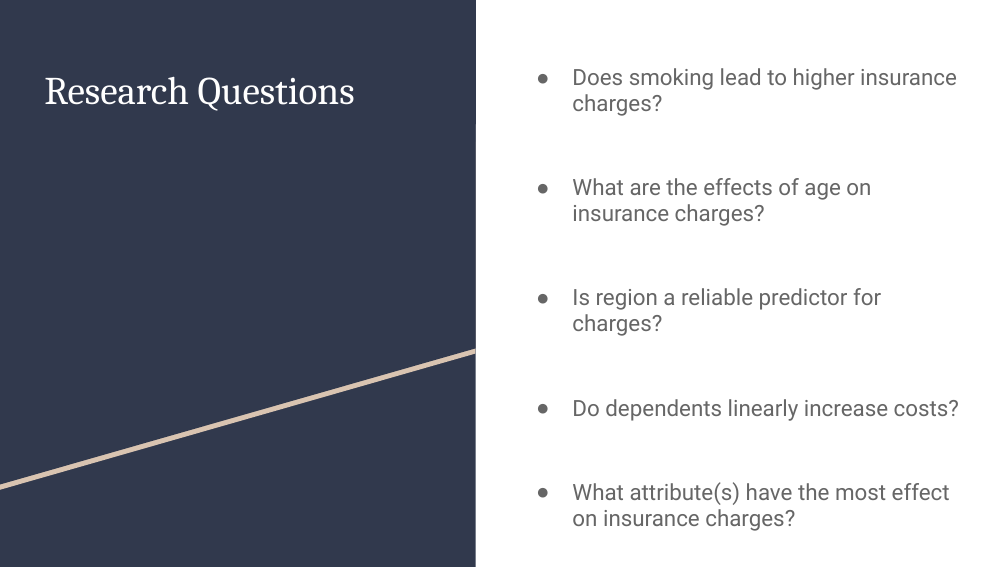
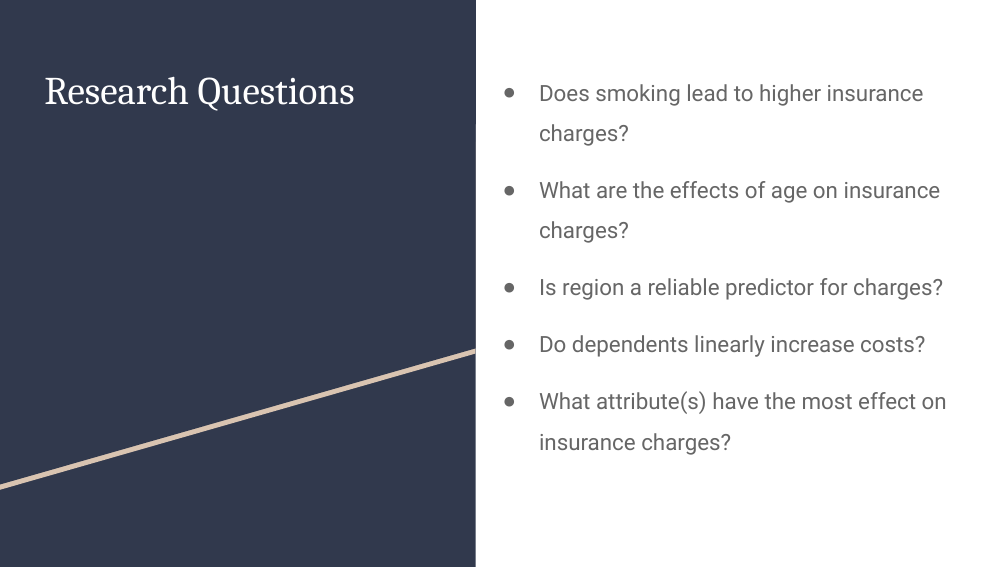
Before and after one commit to Achempim/Project-4-Team-2, a slide deck: slide 3 of Predicting Healthcare Costs powerpoint.pptx. Drawn at 1008x567 pixels with LibreOffice and Linux fonts; fonts in the diff are those of the drawing. Boxes give left, top, right and bottom in pixels: in the first picture for what was removed or moved away, otherwise in the second. Text is boxed around its words. In the diff, an @@ line names an element or a change of style, - is before the commit and + after.

```diff
--- a/Predicting Healthcare Costs powerpoint.pptx
+++ b/Predicting Healthcare Costs powerpoint.pptx
@@ text "Does smoking lead to higher ...": place and size @@
-text "Does smoking lead to higher ..." at bbox=[572, 68, 959, 505]
+text "Does smoking lead to higher ..." at bbox=[539, 84, 947, 455]
@@ text "Does smoking lead to higher ..." at bbox=[539, 84, 947, 455]: line spacing 0.95 to 1.5 @@
```
Also in this commit, not shown: 7 other slides changed, 2 other files.
